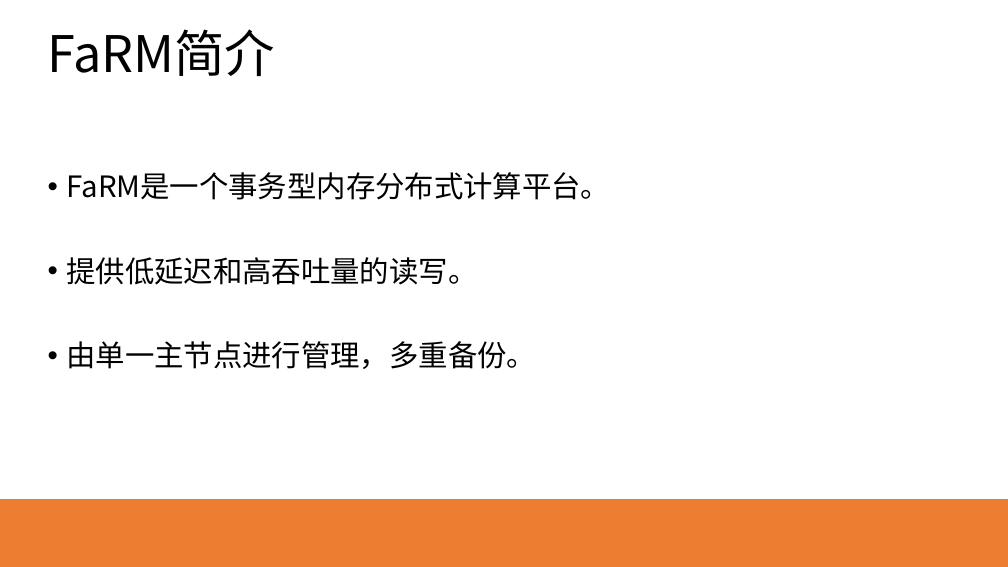
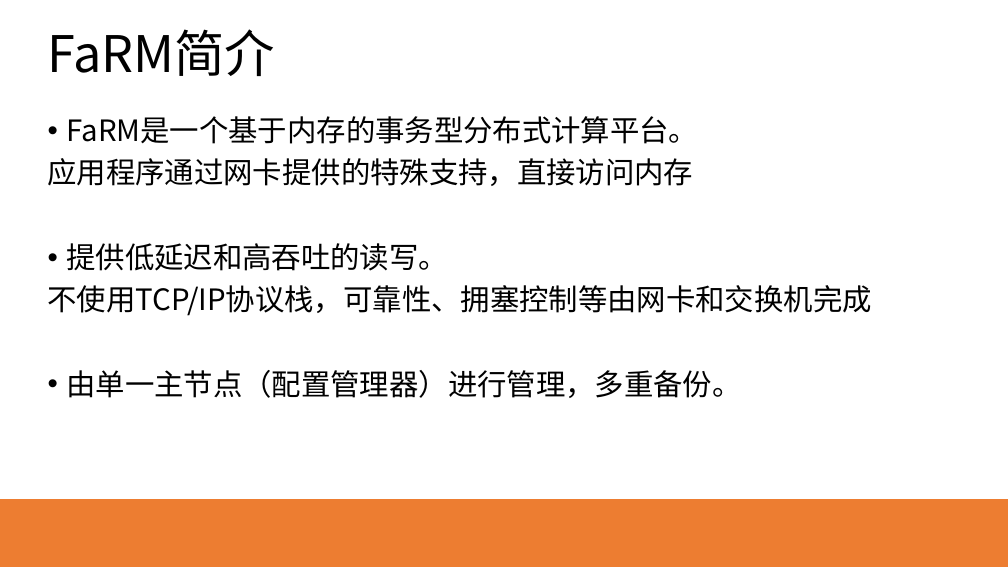
Before and after one commit to HEU-CS/new-database-Yeecoder, a slide deck: slide 5 of S320067135赵博文.pptx (slide 4 before the commit). Drawn at 1008x567 pixels with LibreOffice and Linux fonts; fonts in the diff are those of the drawing. Boxes give left, top, right and bottom in pixels: in the first picture for what was removed or moved away, otherwise in the second. Text is boxed around its words. In the diff, an @@ line names an element or a change of style, - is before the commit and + after.

```diff
--- a/S320067135赵博文.pptx
+++ b/S320067135赵博文.pptx
@@ text at bbox=[48, 116, 872, 398]: text changed @@
-• FaRM是一个事务型内存分布式计算平台。
-• 提供低延迟和高吞吐量的读写。
-• 由单一主节点进行管理，多重备份。
+• FaRM是一个基于内存的事务型分布式计算平台。
+应用程序通过网卡提供的特殊支持，直接访问内存
+• 提供低延迟和高吞吐的读写。
+不使用TCP/IP协议栈，可靠性、拥塞控制等由网卡和交换机完成
+• 由单一主节点（配置管理器）进行管理，多重备份。
```
Also in this commit, not shown: 5 other slides changed, 4 slides added, 2 slides removed, 1 other file.
